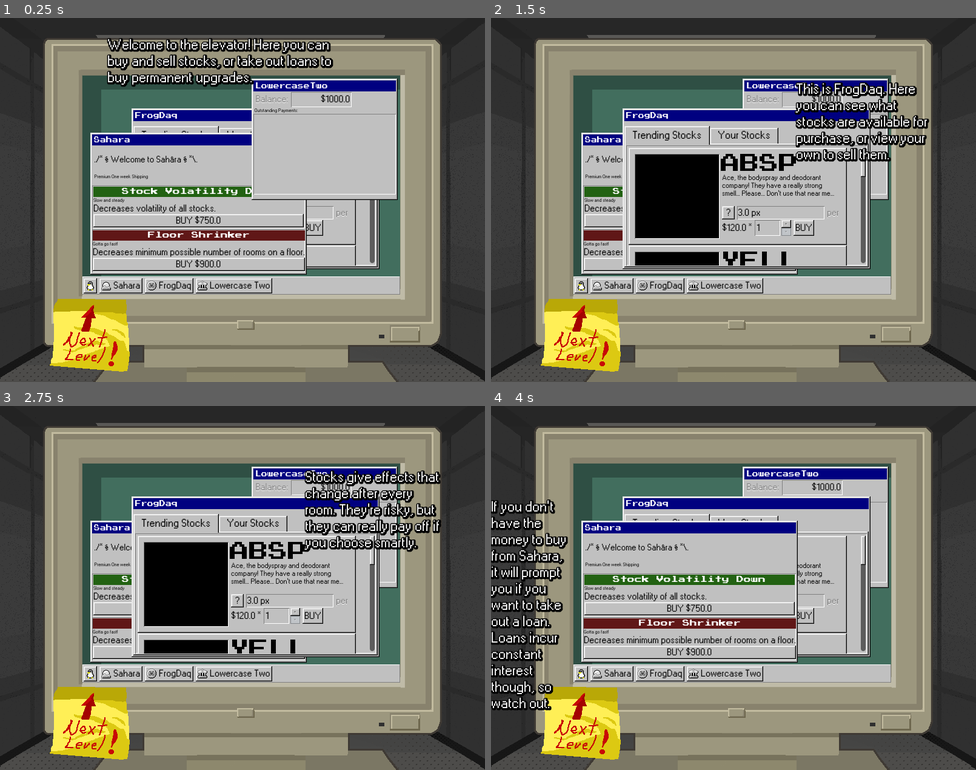
Above: before the commit, frames 1-4 (two rows, left to right).
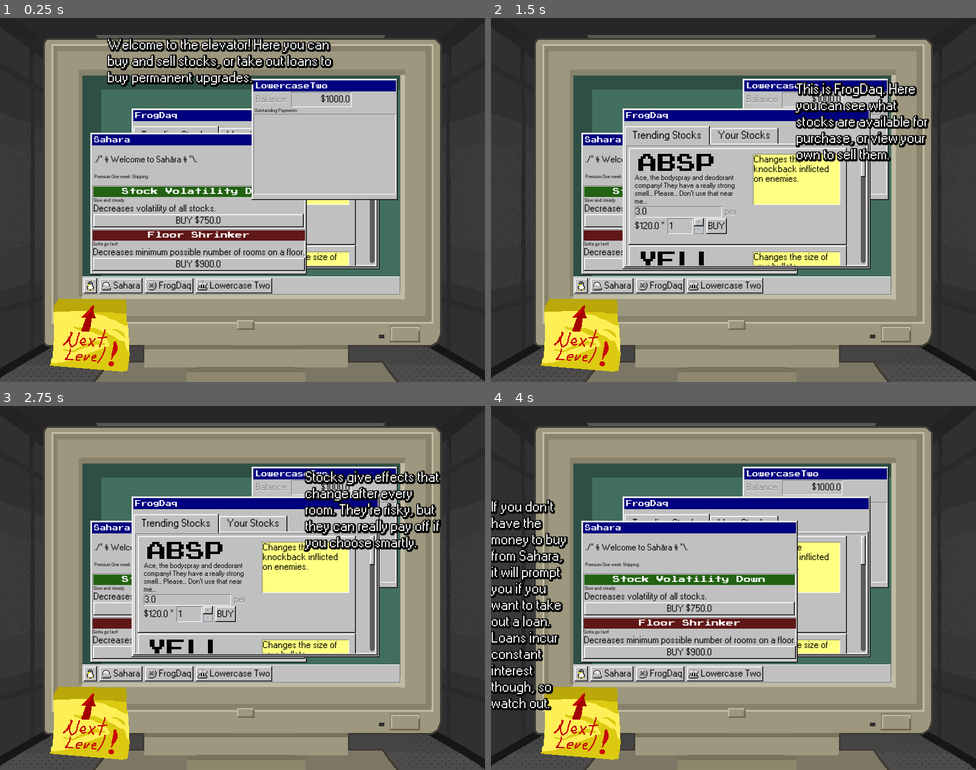
Above: after the commit, the same moments.

Repository: ygda-org/stock-strikers
Game: Godot game, scene res://main/tutorial/tutorial_elevator.tscn
The game is run twice, just before and just after one commit, with the same random seed, the same clock (stepped at 60 frames per second) and the same inputs. This scene is started directly instead of the project's main scene. Sound files missing from this copy of the repository are replaced by a short silence.
Inputs (mouse positions are in pixels of both pictures, inside the frame that each line leads up to):
- Up to frame 1 (0.25 s): no input
- Up to frame 2 (1.5 s): click (583, 287) at 0.5 s; click (583, 287) at 1.25 s
- Up to frame 3 (2.75 s): click "Sahara" at 2 s
- Up to frame 4 (4 s): click "FrogDaq" at 2.75 s; click "Lowercase Two" at 3.5 s

The runs differ from the first frame. In frame 1, 0.5% of the frame differs, in the area x 63-72%, y 50-68%; in frame 2, 8.0%, in the area x 29-72%, y 37-68%; in frame 3, 7.9%; in frame 4, 1.7%.

Commit message:
also some elevator ui changes

Diff:
--- a/gui/stock_option.gd
+++ b/gui/stock_option.gd
@@ -26,7 +26,7 @@
 
 	title = stock.company_ticker
 	effect_amount = stock.change_amount
-	effect_name = stock.stat_unit
+	effect_name = ""#stock.stat_unit
 	desc = stock.stock_description
 	tooltip_desc = stock.effect_description
 	cost_per = stock.change_amount * stock.cost_multi
--- a/gui/stock_option.tscn
+++ b/gui/stock_option.tscn
@@ -59,6 +59,7 @@
 theme = ExtResource("1_l2qqs")
 
 [node name="StockDisplay" type="Panel" parent="." unique_id=968934865]
+visible = false
 layout_mode = 1
 anchors_preset = 4
 anchor_top = 0.5
@@ -105,10 +106,10 @@
 
 [node name="Title" type="Label" parent="." unique_id=1534166836]
 layout_mode = 0
-offset_left = 152.0
+offset_left = 16.0
 offset_top = 10.0
-offset_right = 281.0
-offset_bottom = 34.0
+offset_right = 145.0
+offset_bottom = 42.0
 theme = ExtResource("1_l2qqs")
 theme_override_fonts/font = ExtResource("4_xlh3x")
 theme_override_font_sizes/font_size = 32
@@ -116,9 +117,9 @@
 
 [node name="VBoxContainer" type="VBoxContainer" parent="." unique_id=1558107968]
 layout_mode = 0
-offset_left = 154.0
+offset_left = 10.0
 offset_top = 43.0
-offset_right = 353.0
+offset_right = 194.0
 offset_bottom = 155.0
 mouse_filter = 2
 
@@ -136,6 +137,7 @@
 mouse_filter = 2
 
 [node name="InfoButton" type="Button" parent="VBoxContainer/EffectRow" unique_id=620645840]
+visible = false
 layout_mode = 2
 toggle_mode = true
 text = " ? "
@@ -214,12 +216,11 @@
 text = "BUY"
 
 [node name="Tooltip" type="Panel" parent="." unique_id=460809676]
-visible = false
 layout_mode = 0
-offset_left = 180.0
-offset_top = 66.0
-offset_right = 329.0
-offset_bottom = 151.0
+offset_left = 205.0
+offset_top = 10.0
+offset_right = 349.0
+offset_bottom = 94.0
 theme_override_styles/panel = SubResource("StyleBoxTexture_welxv")
 
 [node name="MarginContainer" type="MarginContainer" parent="Tooltip" unique_id=1438476390]
